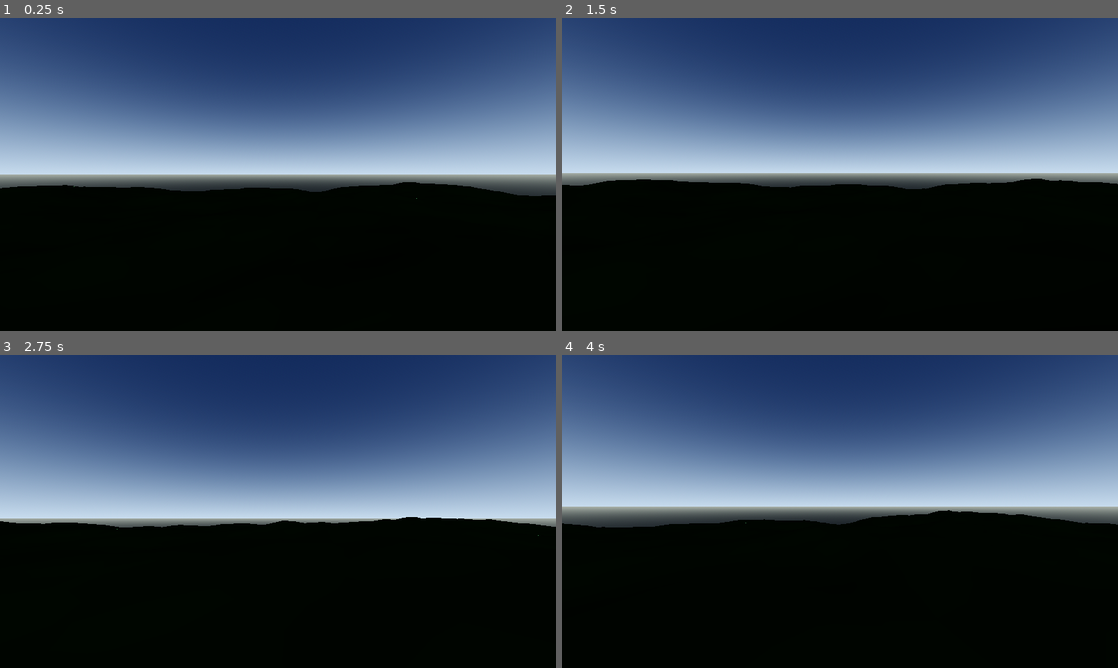
Above: before the commit, frames 1-4 (two rows, left to right).
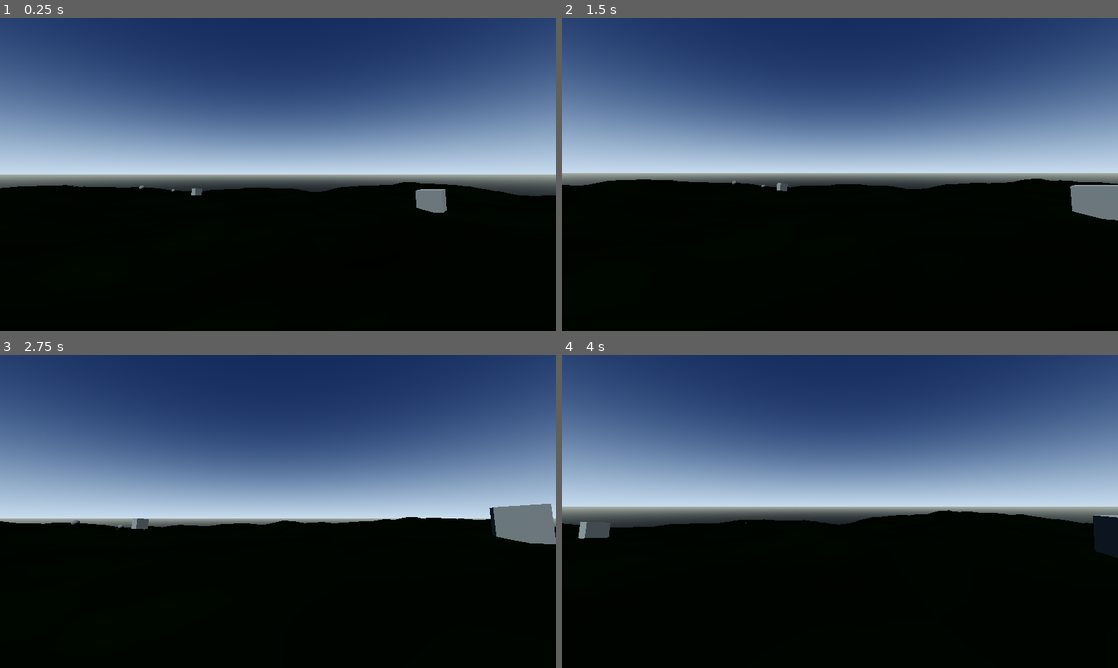
Above: after the commit, the same moments.

Repository: kansation/Space-Exploring-Game
Game: Godot game, scene res://scenes/procedural_terrain.tscn
Same seed, same stepped clock (60 frames per second), same inputs: the game is played once before the commit and once after it.
Inputs (mouse positions are in pixels of both pictures, inside the frame that each line leads up to):
- Up to frame 1 (0.25 s): no input
- Up to frame 2 (1.5 s): tap Enter at 0.5 s; move the mouse to (867, 174) at 0.52 s; hold W (move_forward) from 0.53 s (still down); click (867, 174) at 0.67 s; tap Space (jump) at 0.77 s; move the mouse to (812, 174) at 1.27 s
- Up to frame 3 (2.75 s): keep holding W (move_forward); tap Space (jump) at 1.52 s; move the mouse to (289, 505) at 2.02 s
- Up to frame 4 (4 s): keep holding W (move_forward); move the mouse to (834, 517) at 2.77 s; click (834, 517) at 2.92 s; tap Space (jump) at 3.02, 3.77 s; move the mouse to (878, 514) at 3.52 s

The runs differ from the first frame. In frame 1, 0.4% of the frame differs, in the area x 25-81%, y 53-63%; in frame 2, 0.9%; in frame 3, 1.3%, in the area x 12-100%, y 47-61%; in frame 4, 0.8%.

Commit message:
Add deterministic procedural rocks

Diff:
--- a/game/scenes/procedural_terrain.tscn
+++ b/game/scenes/procedural_terrain.tscn
@@ -44,5 +44,7 @@
 
 [node name="CollisionShape3D" type="CollisionShape3D" parent="TerrainCollision"]
 
+[node name="Rocks" type="Node3D" parent="."]
+
 [node name="Player" parent="." instance=ExtResource("2_player")]
 position = Vector3(0, 6, 0)
--- a/game/scripts/procedural_terrain.gd
+++ b/game/scripts/procedural_terrain.gd
@@ -7,12 +7,19 @@
 @export_range(0.02, 0.3, 0.01) var detail_noise_scale := 0.09
 @export_range(16, 128, 1) var mesh_resolution := 96
 @export var terrain_size := 100.0
+@export_range(0.0, 2.0, 0.01) var rock_density := 0.18
+@export_range(0.25, 4.0, 0.05) var rock_min_size := 0.6
+@export_range(0.25, 4.0, 0.05) var rock_max_size := 2.0
+@export var rock_spawn_exclusion_radius := 10.0
 
 @onready var terrain_mesh: MeshInstance3D = $TerrainMesh
 @onready var terrain_collision: CollisionShape3D = $TerrainCollision/CollisionShape3D
 @onready var player: CharacterBody3D = $Player
 
 func _ready() -> void:
+	for argument in OS.get_cmdline_args():
+		if argument.begins_with("--terrain-seed="):
+			seed = int(argument.trim_prefix("--terrain-seed="))
 	_generate_terrain()
 
 func _generate_terrain() -> void:
@@ -73,6 +80,64 @@
 
 	var center_height := _sample_height(noise, detail_noise, 0.0, 0.0)
 	player.position = Vector3(0.0, center_height + 2.0, 0.0)
+	_generate_rocks(noise, detail_noise)
+
+func _generate_rocks(broad_noise: FastNoiseLite, detail_noise: FastNoiseLite) -> void:
+	var rock_rng := RandomNumberGenerator.new()
+	rock_rng.seed = seed + 104729
+	var rock_material := StandardMaterial3D.new()
+	rock_material.albedo_color = Color(0.3, 0.31, 0.29, 1.0)
+	rock_material.roughness = 1.0
+	var rock_meshes: Array[Mesh] = []
+	var box := BoxMesh.new()
+	box.size = Vector3.ONE
+	box.material = rock_material
+	rock_meshes.append(box)
+	var cylinder := CylinderMesh.new()
+	cylinder.top_radius = 0.45
+	cylinder.bottom_radius = 0.55
+	cylinder.height = 1.0
+	cylinder.material = rock_material
+	rock_meshes.append(cylinder)
+	var sphere := SphereMesh.new()
+	sphere.radius = 0.55
+	sphere.height = 1.0
+	sphere.material = rock_material
+	rock_meshes.append(sphere)
+
+	var target_count := int(round(terrain_size * terrain_size / 100.0 * rock_density))
+	var placed_count := 0
+	var attempts := 0
+	var maximum_attempts := maxi(target_count * 12, 12)
+	var placement_signature := 17
+	while placed_count < target_count and attempts < maximum_attempts:
+		attempts += 1
+		var x := rock_rng.randf_range(-terrain_size * 0.5 + 2.0, terrain_size * 0.5 - 2.0)
+		var z := rock_rng.randf_range(-terrain_size * 0.5 + 2.0, terrain_size * 0.5 - 2.0)
+		if Vector2(x, z).length() < rock_spawn_exclusion_radius:
+			continue
+		var size := rock_rng.randf_range(rock_min_size, rock_max_size)
+		var height := _sample_height(broad_noise, detail_noise, x, z)
+		var rock := StaticBody3D.new()
+		rock.name = "Rock_%02d" % placed_count
+		rock.position = Vector3(x, height + size * 0.45, z)
+		rock.rotation_degrees = Vector3(rock_rng.randf_range(-8.0, 8.0), rock_rng.randf_range(0.0, 360.0), rock_rng.randf_range(-8.0, 8.0))
+		rock.scale = Vector3.ONE * size
+		placement_signature = placement_signature * 31 + int(round(x * 100.0))
+		placement_signature = placement_signature * 31 + int(round(z * 100.0))
+		placement_signature = placement_signature * 31 + int(round(size * 100.0))
+		$Rocks.add_child(rock)
+		var mesh_instance := MeshInstance3D.new()
+		mesh_instance.mesh = rock_meshes[rock_rng.randi_range(0, rock_meshes.size() - 1)]
+		rock.add_child(mesh_instance)
+		if size >= 1.25:
+			var collision := CollisionShape3D.new()
+			var shape := BoxShape3D.new()
+			shape.size = Vector3.ONE
+			collision.shape = shape
+			rock.add_child(collision)
+		placed_count += 1
+	print("Procedural rocks: seed=%d count=%d signature=%d" % [seed, placed_count, placement_signature])
 
 func _sample_height(broad_noise: FastNoiseLite, detail_noise: FastNoiseLite, world_x: float, world_z: float) -> float:
 	return broad_noise.get_noise_2d(world_x, world_z) * terrain_height + detail_noise.get_noise_2d(world_x, world_z) * detail_height
Not shown, changed: docs/Technical-Production-Plan.md
